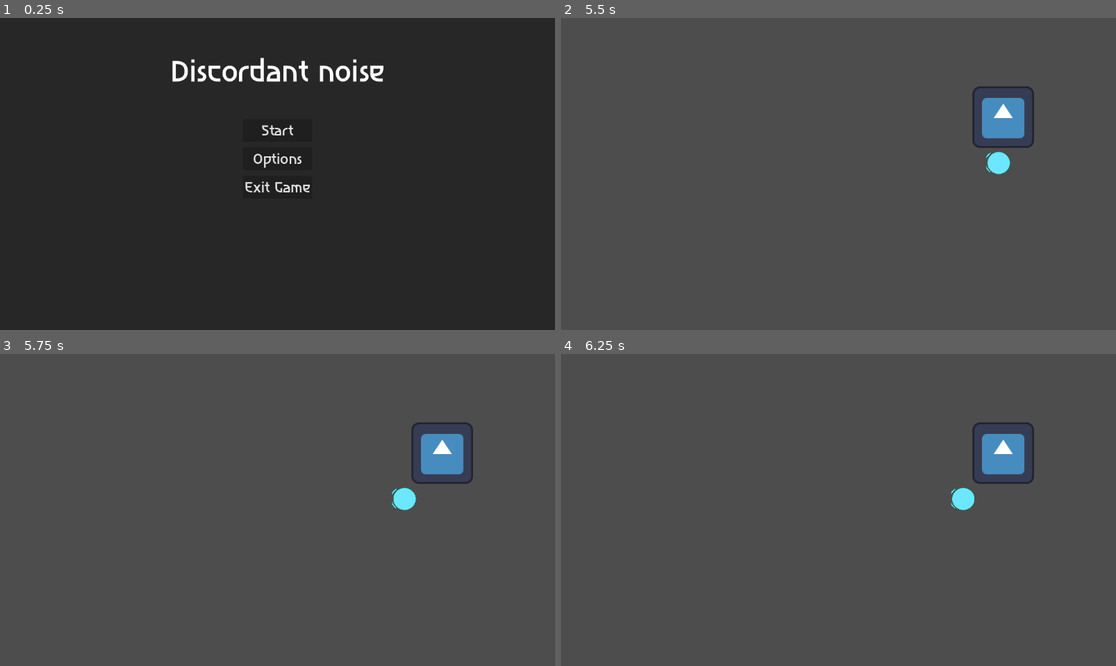
Above: before the commit, frames 1-4 (two rows, left to right).
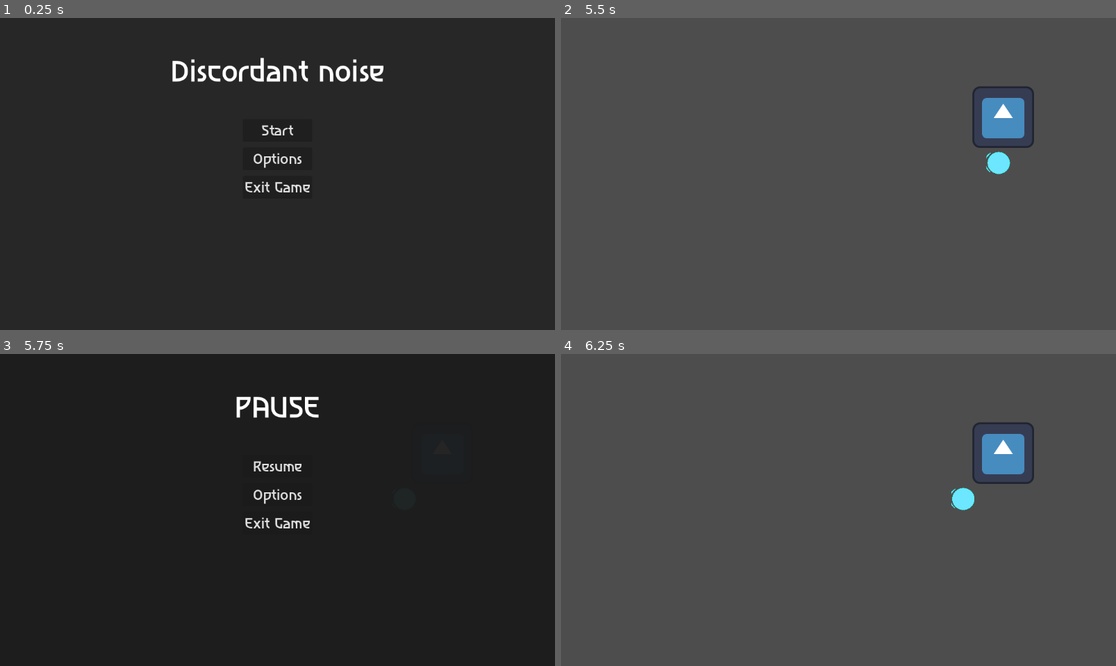
Above: after the commit, the same moments.

Repository: 100-Devs-1-Game/DiscordantNoise
Game: Godot game, scene res://scenes/ui/menu/main_menu.tscn
Two runs of this game, one before a commit and one after it. Both use one fixed random seed, a clock stepped at 60 frames per second and the inputs below. The engine's default icon, where the game draws it, is replaced by a stand-in: a white triangle on a blue panel in a dark square.
Inputs (mouse positions are in pixels of both pictures, inside the frame that each line leads up to):
- Up to frame 1 (0.25 s): no input
- Up to frame 2 (5.5 s): click "Options" at 0.5 s; click "Start" at 1.25 s; tap Enter at 2 s; move the mouse to (960, 158) at 2.02 s; hold D (move_right) 2.03-2.78 s; hold Right mouse button (dash) 2.03-2.78 s; move the mouse to (727, 189) at 2.77 s; hold Down (move_down) 2.78-3.53 s; right-click (727, 189) at 2.85 s; move the mouse to (894, 105) at 3.52 s; hold D (move_right) 3.53-4.28 s; hold Right mouse button (dash) 3.53-4.28 s; tap Space at 4.25 s; move the mouse to (810, 236) at 4.27 s; hold Up (move_up) 4.28-5.03 s; right-click (810, 236) at 4.35 s; move the mouse to (1005, 220) at 5.02 s; hold A (move_left) from 5.03 s (still down); hold Right mouse button (dash) from 5.03 s (still down)
- Up to frame 3 (5.75 s): keep holding A (move_left); keep holding Right mouse button (dash); tap Escape (pause, bound only after the commit) at 5.65 s
- Up to frame 4 (6.25 s): release A (move_left) at 5.75 s; release Right mouse button (dash) at 5.75 s; click (838, 466) at 5.75 s, where only the run after the commit has a clickable "Resume"

Frames 1-2 are identical in both runs. In frame 3, 100% of the frame differs, in the area x 0-100%, y 0-100%; in frame 4, nothing differs.
Error in both runs: Invalid access to property or key '_internal_timer' on a base object of type 'Node (QuarterNote)'. (res://scripts/metronome/music_notation/notes/player_note.gd…

Commit message:
added basic pause menu (not final)
Added basic pause menu screen
Exit button doesn't work yet.

Diff:
--- a/src/GameEvents.gd
+++ b/src/GameEvents.gd
@@ -1,8 +1,19 @@
 extends Node
-
 
 signal died
 
 
 func on_death():
 	died.emit()
+
+
+func pause():
+	get_tree().paused = true
+
+
+func resume():
+	get_tree().paused = false
+
+
+func exit_game():
+	get_tree().quit()
--- a/src/game_events.tscn
+++ b/src/game_events.tscn
@@ -3,4 +3,5 @@
 [ext_resource type="Script" uid="uid://cxuelc0n3xex3" path="res://GameEvents.gd" id="1_m0f34"]
 
 [node name="GameEvents" type="Node"]
+process_mode = 3
 script = ExtResource("1_m0f34")
--- a/src/project.godot
+++ b/src/project.godot
@@ -56,6 +56,11 @@
 "events": [Object(InputEventMouseButton,"resource_local_to_scene":false,"resource_name":"","device":-1,"window_id":0,"a …(258 unchanged characters)…
 ]
 }
+pause={
+"deadzone": 0.2,
+"events": [Object(InputEventKey,"resource_local_to_scene":false,"resource_name":"","device":-1,"window_id":0,"alt_pressed":false,"shift_pressed":false,"ctrl_pressed":false,"meta_pressed":false,"pressed":false,"keycode":0,"physical_keycode":4194305,"key_label":0,"unicode":0,"location":0,"echo":false,"script":null)
+]
+}
 
 [rendering]
 
--- a/src/scenes/main.tscn
+++ b/src/scenes/main.tscn
@@ -1,15 +1,18 @@
-[gd_scene load_steps=6 format=3 uid="uid://d4jhyeyjlv2c6"]
+[gd_scene load_steps=7 format=3 uid="uid://d4jhyeyjlv2c6"]
 
 [ext_resource type="Script" uid="uid://d4bbgm4disbvk" path="res://scripts/main.gd" id="1_jyhfs"]
 [ext_resource type="PackedScene" uid="uid://c6al2btloohgx" path="res://scenes/player0.tscn" id="1_o5qli"]
 [ext_resource type="Texture2D" uid="uid://dwxxqf2ibgcf" path="res://icon.svg" id="2_0wfyh"]
 [ext_resource type="Script" uid="uid://dtbnn8wuygon" path="res://scripts/components/hitbox_component.gd" id="3_sugp2"]
+[ext_resource type="Script" uid="uid://dws6aek453etd" path="res://scripts/components/ui/menu_ui_controller.gd" id="5_tbgi4"]
 
 [sub_resource type="RectangleShape2D" id="RectangleShape2D_sugp2"]
 size = Vector2(132, 132)
 
-[node name="Main" type="Node"]
+[node name="Main" type="Node" node_paths=PackedStringArray("menu_ui")]
+process_mode = 3
 script = ExtResource("1_jyhfs")
+menu_ui = NodePath("MenuUI")
 
 [node name="Player" parent="." instance=ExtResource("1_o5qli")]
 
@@ -23,4 +26,8 @@
 [node name="CollisionShape2D" type="CollisionShape2D" parent="Sprite2D/HitBoxComponent"]
 shape = SubResource("RectangleShape2D_sugp2")
 
+[node name="MenuUI" type="CanvasLayer" parent="."]
+process_mode = 3
+script = ExtResource("5_tbgi4")
+
 [editable path="Player"]
--- /dev/null
+++ b/src/scenes/ui/menu/pause_menu.tscn
@@ -0,0 +1,91 @@
+[gd_scene load_steps=3 format=3 uid="uid://dkwe7r4ldng1e"]
+
+[ext_resource type="FontFile" uid="uid://crd41l6rvnekw" path="res://assets/fonts/temp/Asimovian/Asimovian-Regular.ttf" id="1_q0dby"]
+[ext_resource type="Script" uid="uid://dhbtxpcg3kxs8" path="res://scripts/ui/pause_menu.gd" id="1_sda51"]
+
+[node name="PauseMenu" type="Control"]
+layout_mode = 3
+anchors_preset = 15
+anchor_right = 1.0
+anchor_bottom = 1.0
+grow_horizontal = 2
+grow_vertical = 2
+script = ExtResource("1_sda51")
+
+[node name="ColorRect" type="ColorRect" parent="."]
+layout_mode = 1
+anchors_preset = 15
+anchor_right = 1.0
+anchor_bottom = 1.0
+grow_horizontal = 2
+grow_vertical = 2
+color = Color(0.10748, 0.10748, 0.10748, 0.956863)
+
+[node name="TextureRect" type="TextureRect" parent="."]
+visible = false
+layout_mode = 1
+anchors_preset = 15
+anchor_right = 1.0
+anchor_bottom = 1.0
+grow_horizontal = 2
+grow_vertical = 2
+
+[node name="MarginContainer" type="MarginContainer" parent="."]
+layout_mode = 1
+anchors_preset = 15
+anchor_right = 1.0
+anchor_bottom = 1.0
+grow_horizontal = 2
+grow_vertical = 2
+theme_override_constants/margin_left = 12
+theme_override_constants/margin_top = 12
+theme_override_constants/margin_right = 12
+theme_override_constants/margin_bottom = 12
+
+[node name="VBoxContainer" type="VBoxContainer" parent="MarginContainer"]
+layout_mode = 2
+theme_override_constants/separation = 60
+
+[node name="Seperator" type="Control" parent="MarginContainer/VBoxContainer"]
+layout_mode = 2
+
+[node name="GameLabel" type="Label" parent="MarginContainer/VBoxContainer"]
+layout_mode = 2
+theme_override_fonts/font = ExtResource("1_q0dby")
+theme_override_font_sizes/font_size = 60
+text = "PAUSE"
+horizontal_alignment = 1
+vertical_alignment = 1
+
+[node name="HBoxContainer" type="HBoxContainer" parent="MarginContainer/VBoxContainer"]
+layout_mode = 2
+size_flags_horizontal = 4
+size_flags_vertical = 4
+alignment = 1
+
+[node name="VBoxContainer" type="VBoxContainer" parent="MarginContainer/VBoxContainer/HBoxContainer"]
+layout_mode = 2
+size_flags_horizontal = 4
+size_flags_vertical = 4
+theme_override_constants/separation = 12
+
+[node name="ResumeButton" type="Button" parent="MarginContainer/VBoxContainer/HBoxContainer/VBoxContainer"]
+unique_name_in_owner = true
+layout_mode = 2
+theme_override_fonts/font = ExtResource("1_q0dby")
+theme_override_font_sizes/font_size = 30
+text = "Resume"
+
+[node name="OptionsButton" type="Button" parent="MarginContainer/VBoxContainer/HBoxContainer/VBoxContainer"]
+unique_name_in_owner = true
+layout_mode = 2
+theme_override_fonts/font = ExtResource("1_q0dby")
+theme_override_font_sizes/font_size = 30
+text = "Options"
+
+[node name="ExitButton" type="Button" parent="MarginContainer/VBoxContainer/HBoxContainer/VBoxContainer"]
+unique_name_in_owner = true
+layout_mode = 2
+theme_override_fonts/font = ExtResource("1_q0dby")
+theme_override_font_sizes/font_size = 30
+text = "Exit Game"
--- /dev/null
+++ b/src/scripts/components/ui/menu_ui_controller.gd
@@ -0,0 +1,9 @@
+class_name MenuUIController extends CanvasLayer
+
+var pause_menu_scene = preload("res://scenes/ui/menu/pause_menu.tscn")
+
+
+func pause_game():
+	var pause_menu_instance = pause_menu_scene.instantiate()
+	GameEvents.pause()
+	add_child(pause_menu_instance)
--- a/src/scripts/main.gd
+++ b/src/scripts/main.gd
@@ -1,9 +1,17 @@
-extends Node
+class_name Main extends Node
+
+@export var menu_ui: MenuUIController
 
 
 func _ready() -> void:
 	GameEvents.died.connect(on_died)
+	add_to_group("main")
 
 
 func on_died():
 	get_tree().quit()
+
+
+func _unhandled_input(event: InputEvent) -> void:
+	if event.is_action_pressed("pause"):
+		menu_ui.pause_game()
--- /dev/null
+++ b/src/scripts/ui/pause_menu.gd
@@ -0,0 +1,26 @@
+class_name PauseMenu extends Control
+
+
+@onready var resume_button: Button = $%ResumeButton
+@onready var options_button: Button = $%OptionsButton
+@onready var exit_button: Button = $%ExitButton
+
+
+func _ready() -> void:
+	resume_button.pressed.connect(on_resume_button_pressed)
+	options_button.pressed.connect(on_options_button_pressed)
+	exit_button.pressed.connect(on_exit_button_pressed)
+
+
+func on_resume_button_pressed():
+	GameEvents.resume()
+	queue_free()
+
+
+func on_options_button_pressed():
+	pass
+
+
+func on_exit_button_pressed():
+	GameEvents.exit_game()
+	pass
Not shown, added: src/scripts/components/ui/menu_ui_controller.gd.uid
Not shown, added: src/scripts/ui/pause_menu.gd.uid
